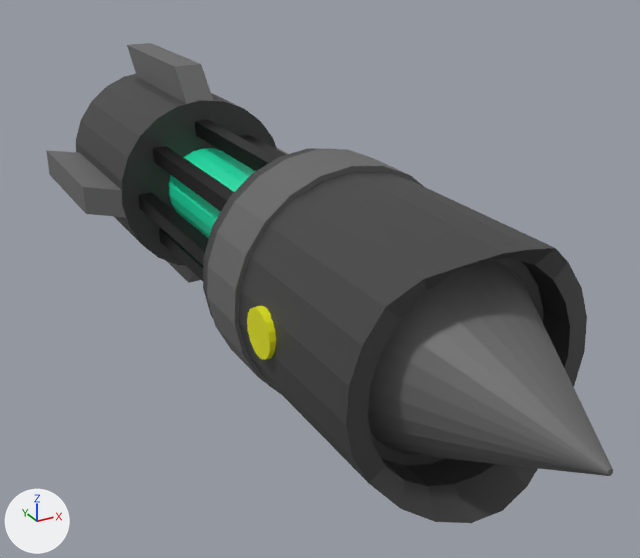
Two versions of the glTF model client/resources/models/missile.glb, one commit apart.
The view is the same before and after, from a 50 mm lens placed at (-2.25, -4.91, 3.27), pointed at (0.17, -0.51, 1.07). Every picture has the same lights, and +X, +Y and +Z are marked at lower left. Where no turn or scale is listed for an object, it has been applied to the vertices.
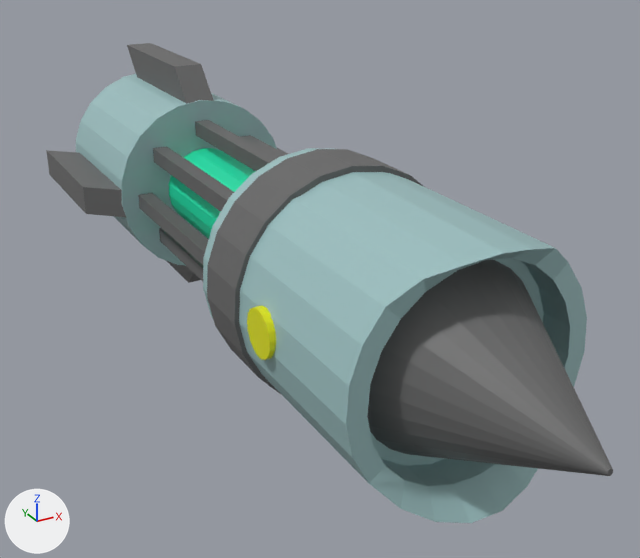
Boxes (x1, y1, x2, y2) around the edits, measured in the pictures (640 x 558 px):
'Cylinder.007', recoloured (grey to cyan)
    both: (73, 71, 587, 523)

The change, as a diff of the scene's bpy script:
```diff
--- a/client/resources/models/missile.glb.py
+++ b/client/resources/models/missile.glb.py
@@ mat_material_002 @@
 mat_material_002 = principled_material('Material.002')
-mat_material_002.base_color = (0.0513, 0.0513, 0.0513)  # black #404040
+mat_material_002.base_color = (0.337, 0.527, 0.533)  # cyan #9dc0c1
@@ mat_material_001 @@
 mat_material_001 = principled_material('Material.001')
-mat_material_001.base_color = (0.0513, 0.0513, 0.0513)  # black #404040
+mat_material_001.base_color = (0.337, 0.527, 0.533)  # cyan #9dc0c1
@@ mat_material_014 @@
 mat_material_014 = principled_material('Material.014')
-mat_material_014.base_color = (0.0, 0.0, 0.0)  # black #000000
+mat_material_014.base_color = (0.133, 0.133, 0.133)  # dark grey #666666
```
